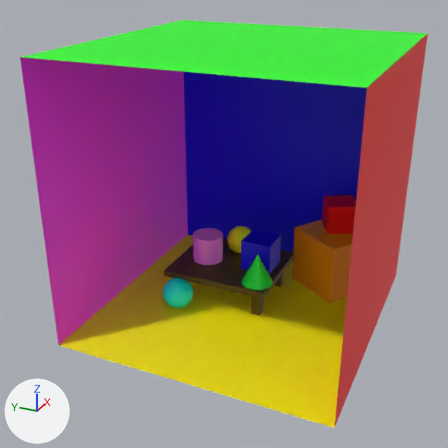
What one commit did to the OBJ model project/scene.obj.
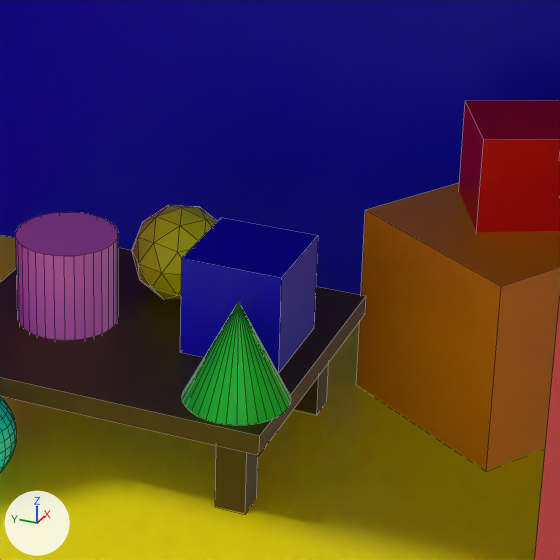
There are two pictures of each version: one whole from a 50 mm lens placed at (-1609.0, -364.0, 708.0), pointed at (-316.0, 218.0, 61.0), one close up on the part from 42% to 78% of the width and 37% to 73% of the height. Arrows for +X, +Y and +Z are at lower left; the lights stay in place. The close-ups show mesh edges as thin lines. Where no turn or scale is listed for an object, it has been applied to the vertices.
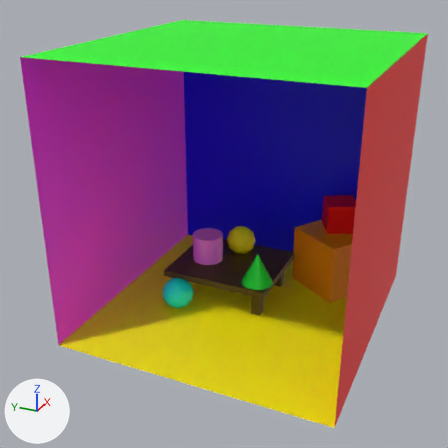
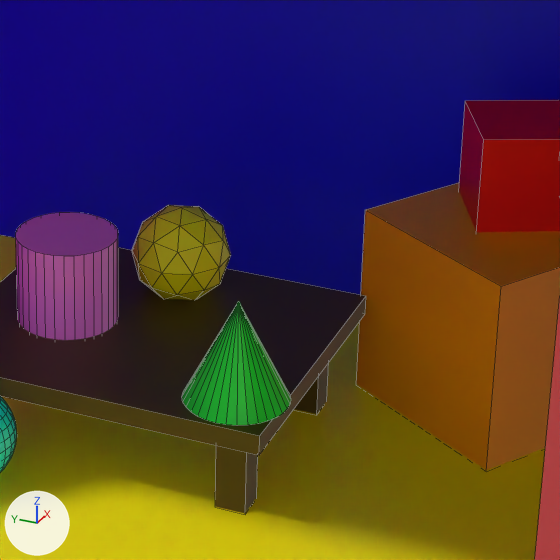
Changed parts and their boxes (x1, y1, x2, y2) in the close-ups (560 x 560 px):
part 1 of me_cube_002, deleted (blue)
    before: (181, 217, 318, 373)

Diff of the bpy script that builds the scene:
```diff
--- a/project/scene.obj.py
+++ b/project/scene.obj.py
@@ me_cube_002 @@
 me_cube_002.from_pydata(...)  # 203 vertices, 191 faces; spans x -311.0..89.0, y -116.0..401.0, z -207.0..42.0
 # used by ob_cube_002; location = (0.0, 0.0, 0.0)
+# me_cube_002 part 1: the loose piece of 8 vertices spanning x -217.0..-133.0, y 129.0..212.0, z -114.0..-30.0 is deleted
 me_cube_002.materials.append(mat_material_003)
@@ me_cube_002 @@
 me_cube_002.materials.append(mat_material_004)
-me_cube_002.materials.append(mat_material_002)  # picture img_blue_tga
 me_cube_002.materials.append(mat_material_005)
```
